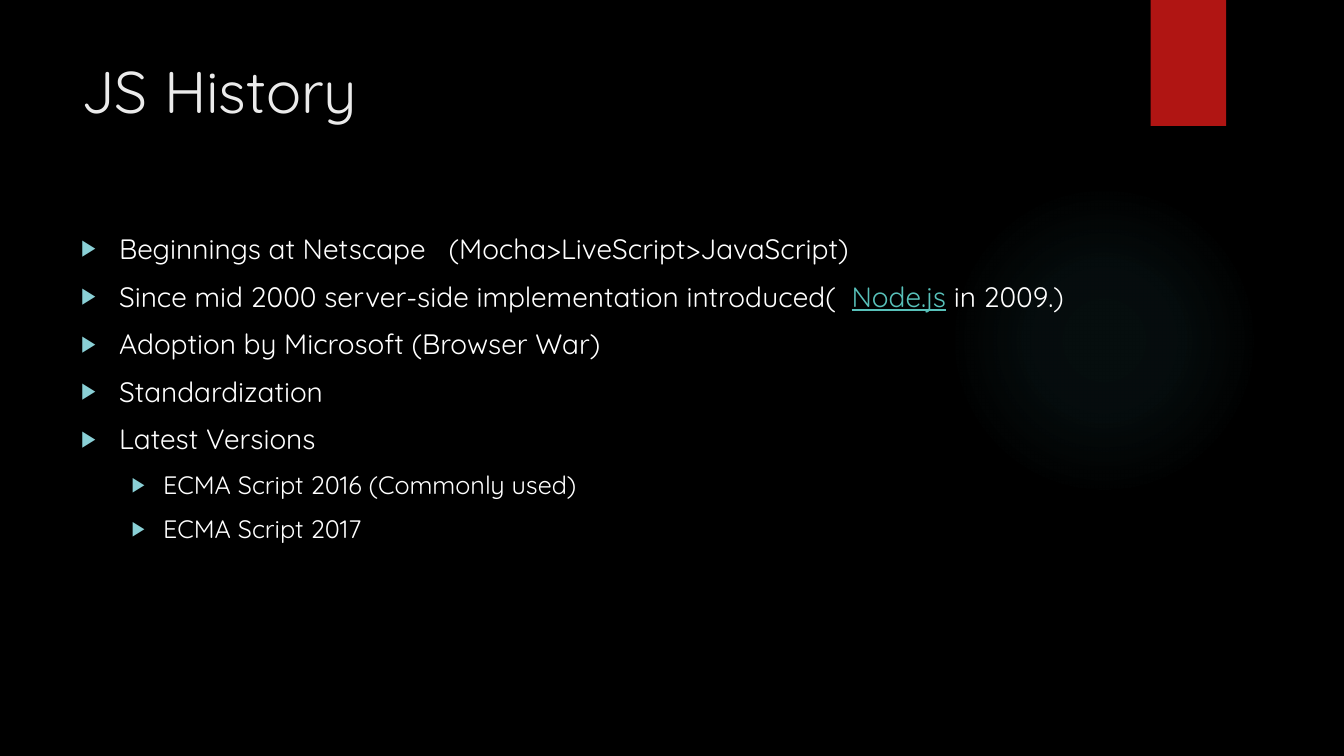
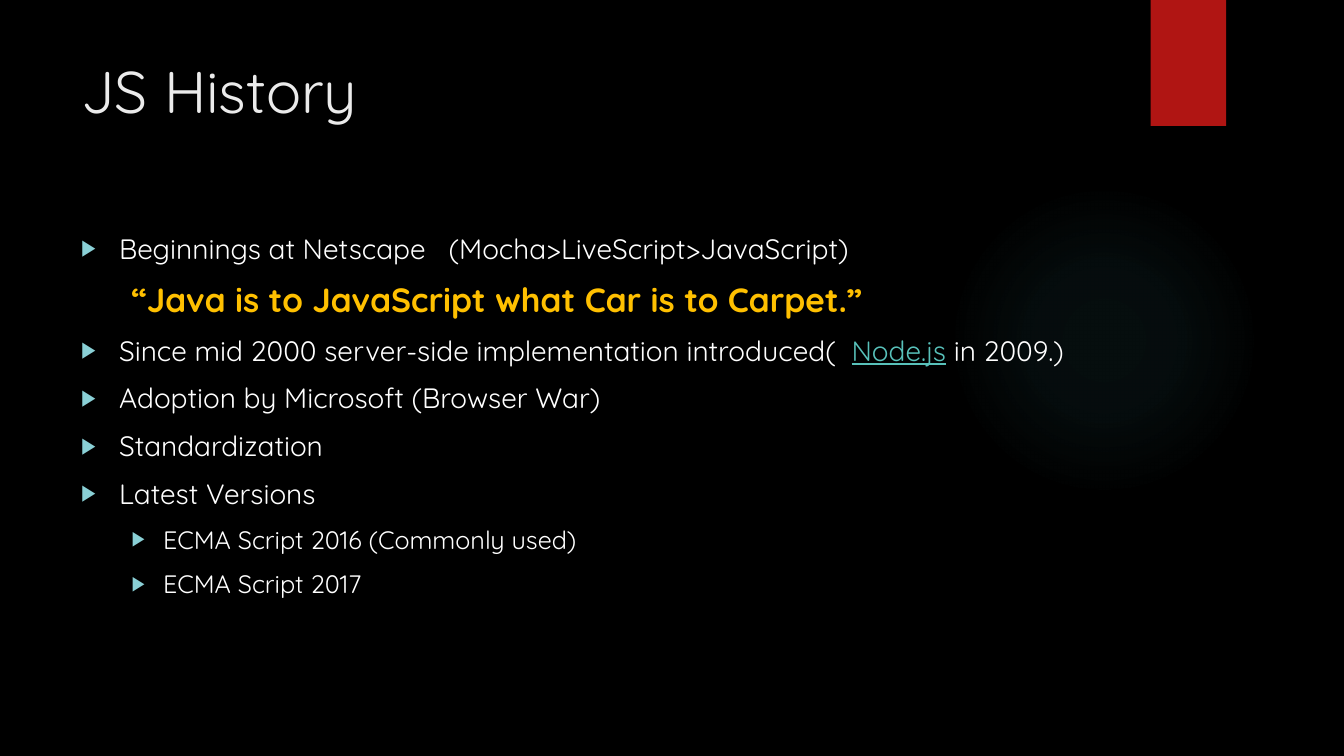
Before and after one commit to git-chinmay/my-JavaScript, a slide deck: slide 2 of JAVASCRPT.pptx. Drawn at 1344x756 pixels with LibreOffice and Linux fonts; fonts in the diff are those of the drawing; background and template pictures are left out. Boxes give left, top, right and bottom in pixels: in the first picture for what was removed or moved away, otherwise in the second. Text is boxed around its words. In the diff, an @@ line names an element or a change of style, - is before the commit and + after.

```diff
--- a/JAVASCRPT.pptx
+++ b/JAVASCRPT.pptx
@@ text at <box>132,287,862,319</box>: paragraph added @@
+“Java is to JavaScript what Car is to Carpet.”
```
Also in this commit, not shown: 1 slide added.
